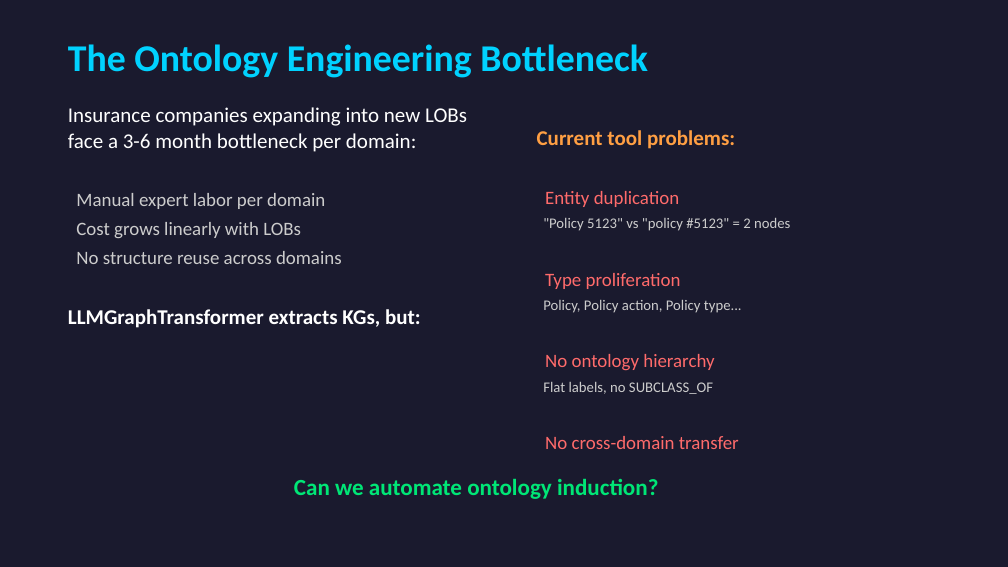
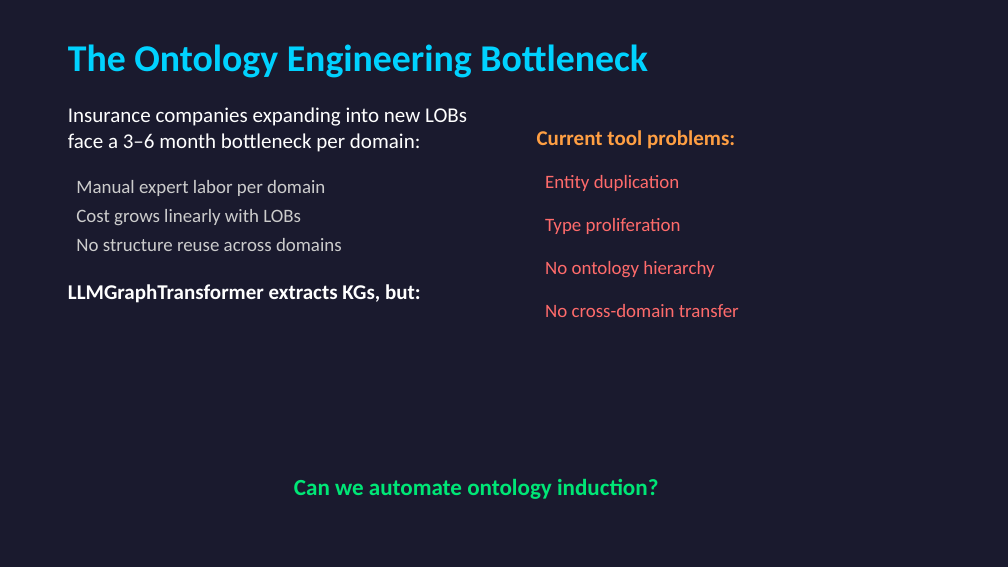
Before and after one commit to xiw-1202/Agentic-Data-Fusion-for-Insurance-Knowledge-Graphs, a slide deck: slide 2 of docs/CS584_Midterm_Presentation.pptx. Drawn at 1008x567 pixels with LibreOffice and Linux fonts; fonts in the diff are those of the drawing. Boxes give left, top, right and bottom in pixels: in the first picture for what was removed or moved away, otherwise in the second. Text is boxed around its words. In the diff, an @@ line names an element or a change of style, - is before the commit and + after.

```diff
--- a/docs/CS584_Midterm_Presentation.pptx
+++ b/docs/CS584_Midterm_Presentation.pptx
@@ text at (68, 107, 467, 152): text changed @@
-Insurance companies expanding into new LOBs face a 3-6 month bottleneck per domain:
+Insurance companies expanding into new LOBs face a 3–6 month bottleneck per domain:
@@ text at (543, 218, 790, 231): paragraph removed @@
-"Policy 5123" vs "policy #5123" = 2 nodes
@@ text at (543, 300, 742, 313): paragraph removed @@
-Policy, Policy action, Policy type...
@@ text at (543, 382, 713, 394): paragraph removed @@
-Flat labels, no SUBCLASS_OF
```
Also in this commit, not shown: 7 other slides changed, 3 slides added.
